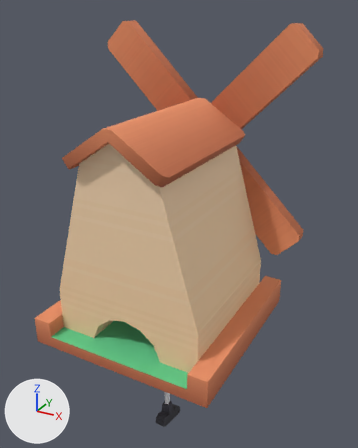
Renders of the glTF model course/models/golf.glb from each side of a commit.
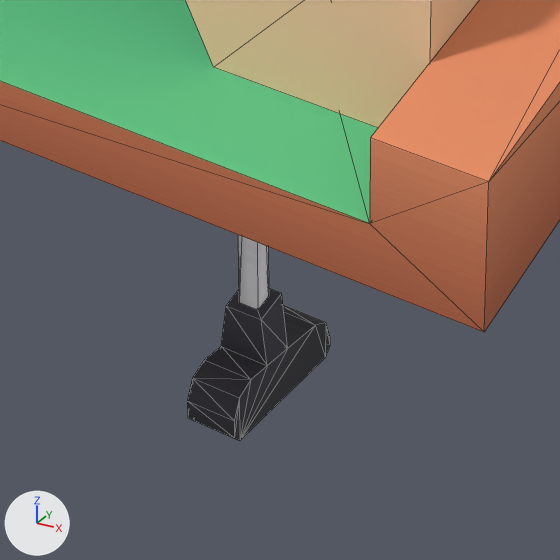
Old and new are each drawn whole from a 50 mm lens placed at (1.206, -2.042, 1.634), pointed at (0.028, 0.099, 0.563) and again close up on the part from 34% to 62% of the width and 78% to 100% of the height. Lighting does not change. The marker at lower left points along +X, +Y and +Z. The last two pictures show the newer version. The close-ups show mesh edges as thin lines. Where no turn or scale is listed for an object, it has been applied to the vertices.

The scene before the commit, as lines of its bpy script (objects in view):
```python
me_club_red = bpy.data.meshes.new('club-red')
me_club_red.from_pydata(...)  # 64 vertices, 112 faces; spans x -0.037..0.037, y -0.105..0.105, z -0.525..0.525
me_club_red.materials.append(mat_colormap)
me_windmill = bpy.data.meshes.new('windmill')
me_windmill.from_pydata(...)  # 65 vertices, 112 faces; spans x -0.5..0.5, y -0.5..0.5, z -0.59..0.59
me_windmill.materials.append(mat_colormap)
ob_club_red_001 = bpy.data.objects.new('club-red.001', me_club_red)
ob_club_red_001.location = (0.0, 0.012, -0.243)
ob_windmill_002 = bpy.data.objects.new('windmill.002', me_windmill)
ob_windmill_002.location = (0.0, 0.0, 0.59)
```
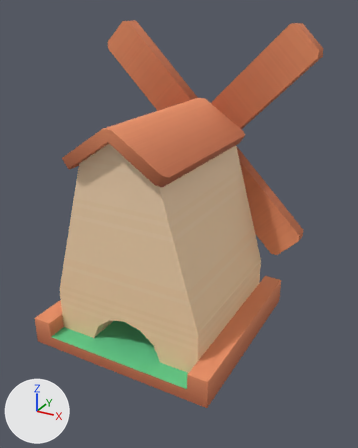
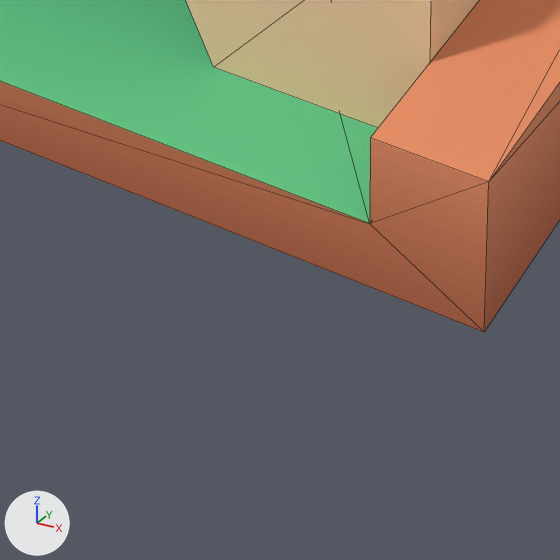
Changed parts and their boxes (x1, y1, x2, y2) in the close-ups (560 x 560 px):
'club-red.001', deleted
    before: (187, 235, 330, 440)

Patch to the scene script:
```diff
--- a/course/models/golf.glb.py
+++ b/course/models/golf.glb.py
@@ ob_club_red_001 @@
-ob_club_red_001 = bpy.data.objects.new('club-red.001', me_club_red)
-ob_club_red_001.location = (0.0, 0.012, -0.243)
```
